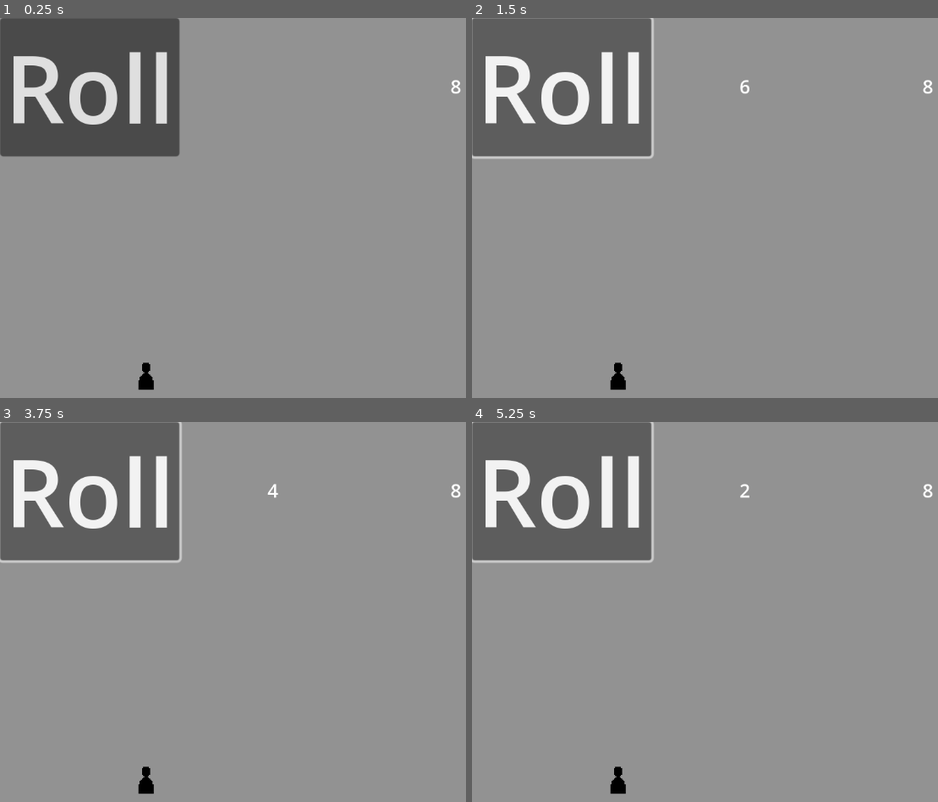
Above: before the commit, frames 1-4 (two rows, left to right).
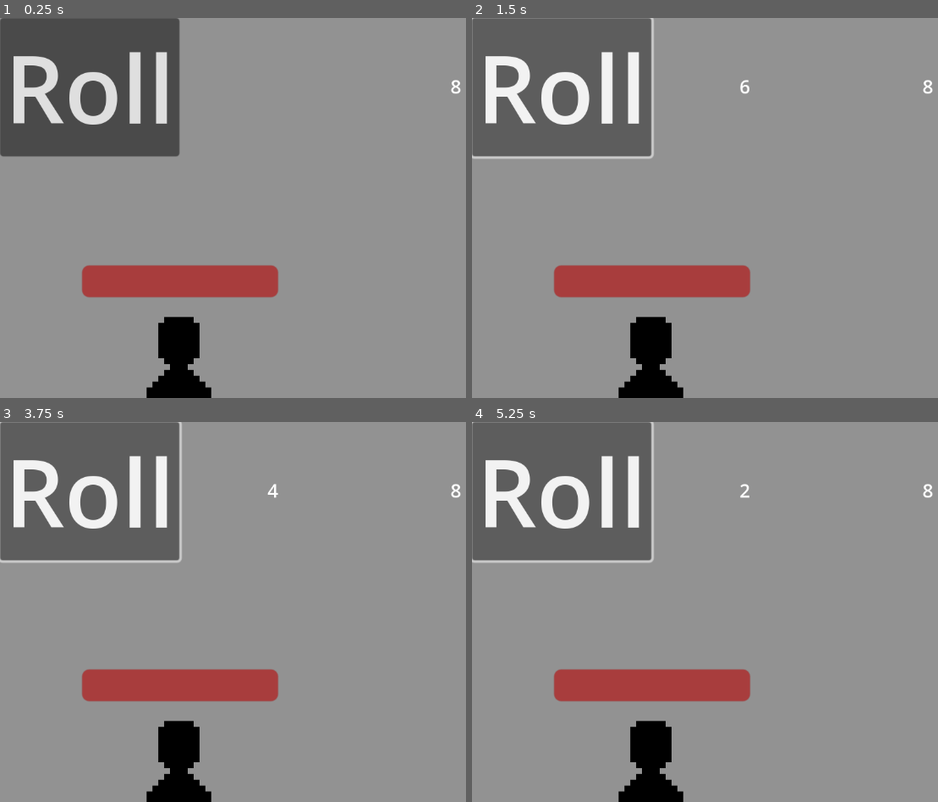
Above: after the commit, the same moments.

Repository: BobWizardLad/Dice-Temple
Game: Godot game, scene res://combat_main.tscn
Two runs of this game, one before a commit and one after it. Both use one fixed random seed, a clock stepped at 60 frames per second and the inputs below.
Inputs:
- Up to frame 1 (0.25 s): no input
- Up to frame 2 (1.5 s): click "Roll" at 0.5 s; click "Roll" at 1.25 s
- Up to frame 3 (3.75 s): click "Roll" at 2 s; tap Enter at 2.75 s; tap Space at 3.5 s
- Up to frame 4 (5.25 s): tap Enter at 4.25 s; tap Space at 5 s

The runs differ from the first frame. In frame 1, 5.6% of the frame differs, in the area x 17-60%, y 65-100%; in frame 2, 5.6%; in frame 3, 5.6%; in frame 4, 5.6%.

Commit message:
✨Character Health Display
Character's health is now displayed in a progress bar above the player sprite.

Diff:
--- a/Dice-Temple/Player.gd
+++ b/Dice-Temple/Player.gd
@@ -1,9 +1,14 @@
 extends Node2D
 
+@export var HEALTH_MAX: int
 @export var health: int
+@onready var health_display: Control = $ProgressBar
 
 func _ready():
-	pass
+	health_display.max_value = HEALTH_MAX
+
+func _process(delta):
+	health_display.value = health
 
 func get_health() -> int:
 	return health
--- a/Dice-Temple/combat_main.tscn
+++ b/Dice-Temple/combat_main.tscn
@@ -22,6 +22,28 @@
 [node name="DiceService" type="Node2D" parent="."]
 script = ExtResource("1_opug8")
 
+[node name="UnitService" type="Node2D" parent="."]
+
+[node name="Player" type="Node2D" parent="UnitService"]
+position = Vector2(155, 310)
+script = ExtResource("4_m8uvx")
+HEALTH_MAX = 8
+health = 8
+metadata/_edit_group_ = true
+
+[node name="AnimatedSprite2D" type="AnimatedSprite2D" parent="UnitService/Player"]
+scale = Vector2(5, 5)
+sprite_frames = SubResource("SpriteFrames_vgedg")
+
+[node name="ProgressBar" type="ProgressBar" parent="UnitService/Player"]
+self_modulate = Color(1, 0, 0, 1)
+offset_left = -85.0
+offset_top = -99.0
+offset_right = 82.0
+offset_bottom = -72.0
+max_value = 8.0
+show_percentage = false
+
 [node name="UI" type="CanvasLayer" parent="."]
 
 [node name="HBoxContainer" type="HBoxContainer" parent="UI"]
@@ -45,15 +67,4 @@
 horizontal_alignment = 1
 vertical_alignment = 1
 
-[node name="UnitService" type="Node2D" parent="."]
-
-[node name="Player" type="Node2D" parent="UnitService"]
-position = Vector2(125, 305)
-script = ExtResource("4_m8uvx")
-health = 8
-metadata/_edit_group_ = true
-
-[node name="AnimatedSprite2D" type="AnimatedSprite2D" parent="UnitService/Player"]
-sprite_frames = SubResource("SpriteFrames_vgedg")
-
 [connection signal="button_down" from="UI/HBoxContainer/Button" to="." method="_on_button_button_down"]
